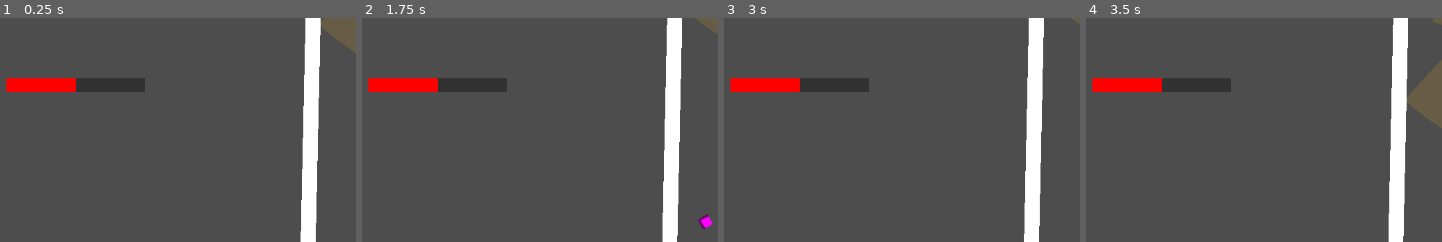
Above: before the commit, frames 1-4 (left to right).
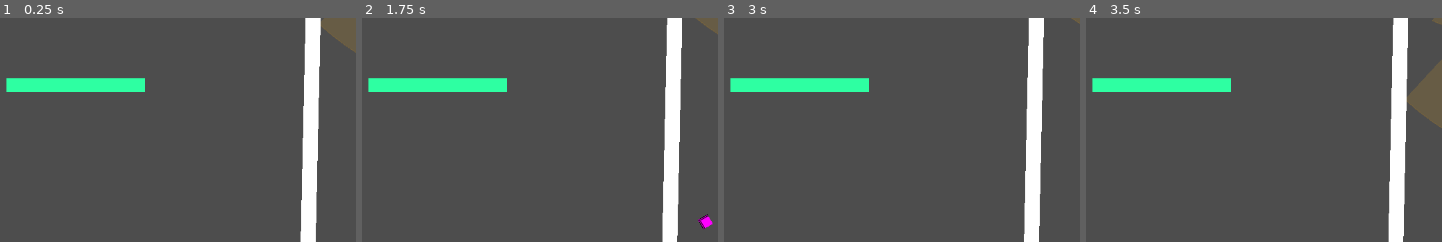
Above: after the commit, the same moments.

Repository: chimoochi/flash-fire
Game: Godot game, scene res://workspace.tscn
Same seed, same stepped clock (60 frames per second), same inputs: the game is played once before the commit and once after it.
Inputs (mouse positions are % of the whole screen's width and height, from its top left):
- Up to frame 1 (0.25 s): no input
- Up to frame 2 (1.75 s): tap Enter at 0.5 s; move the mouse to (78, 45) at 0.52 s; hold D (MoveRight) 0.53-1.28 s; tap Shift (Dash) at 0.6 s; move the mouse to (31, 55) at 1.27 s; hold S (MoveDown) from 1.28 s (still down); tap Space (shoot) at 1.35 s
- Up to frame 3 (3 s): move the mouse to (64, 28) at 2.02 s; release S (MoveDown) at 2.03 s; hold D (MoveRight) 2.03-2.78 s; tap Shift (Dash) at 2.1 s; move the mouse to (47, 70) at 2.77 s; hold W (MoveUp) from 2.78 s (still down); tap Space (shoot) at 2.85 s
- Up to frame 4 (3.5 s): keep holding W (MoveUp)
The pictures show only the part of the screen within x 0-50%, y 0-50%; the shares and areas given below are measured in that part.

The runs differ from the first frame. In frame 1, 2.4% of the frame differs, in the area x 1-41%, y 26-34%; in frame 2, 2.4%; in frame 3, 2.4%; in frame 4, 2.4%.

Commit message:
player health, healthbar (turned it green), broken respawn

Diff:
--- a/GodotGame/player/health_bar.gd
+++ b/GodotGame/player/health_bar.gd
@@ -1,14 +1,13 @@
 extends ProgressBar
-var health = 100
 
 func _ready() -> void:
 	pass
 
 func set_health(amount: int):
-	pass
+	value = amount
 
 func add_health(amount: int):
-	pass
+	value = min(max_value, value + amount)
 
 func remove_health(amount: int):
-	pass
+	value = max(min_value, value - amount)
--- a/GodotGame/player/health_bar.tscn
+++ b/GodotGame/player/health_bar.tscn
@@ -6,7 +6,7 @@
 bg_color = Color(0.196078, 0.196078, 0.196078, 1)
 
 [sub_resource type="StyleBoxFlat" id="StyleBoxFlat_fill"]
-bg_color = Color(1, 0, 0, 1)
+bg_color = Color(0.18039216, 1, 0.63529414, 1)
 
 [node name="HealthBar" type="ProgressBar"]
 custom_minimum_size = Vector2(200, 20)
--- a/GodotGame/player/player.gd
+++ b/GodotGame/player/player.gd
@@ -18,6 +18,8 @@
 const THROW_SPEED = 600.0
 @onready var melee_pivot: Node2D = $MeleePivot
 @onready var weapon_visuals: Node2D = $MeleePivot/MeleeHitBox
+@onready var health_bar: ProgressBar = $CanvasLayer/HealthBar
+
 var dash_service: DashService
 
 var swing_melee: SwingMelee
@@ -25,6 +27,7 @@
 
 var PlayerState: Dictionary = {
 	"health": 100,
+	"max_health": 100,
 	"abilities": [],
 	"passives": [],
 	"is_alive": true,
@@ -52,6 +55,8 @@
 	dash_service = DashService.new()
 	add_child(dash_service)
 
+	health_bar.max_value = PlayerState["max_health"]
+	health_bar.value = PlayerState["health"]
 
 func _physics_process(delta):
 	var direction = Vector2.ZERO
@@ -195,3 +200,36 @@
 
 
 	#restart concurrent states, boot up new
+
+func take_damage(amount: int) -> void:
+	if not PlayerState["is_alive"]:
+		return
+
+	PlayerState["health"] -= amount
+	if health_bar:
+		health_bar.set_health(PlayerState["health"])
+
+	if PlayerState["health"] <= 0:
+		die()
+
+func die() -> void:
+	PlayerState["is_alive"] = false
+	visible = false
+	set_physics_process(false)
+
+	call_deferred("respawn")
+
+func respawn() -> void:
+	await get_tree().create_timer(2.0).timeout
+
+	PlayerState["health"] = PlayerState["max_health"]
+	PlayerState["is_alive"] = true
+
+	if health_bar:
+		health_bar.set_health(PlayerState["health"])
+
+	global_position = Vector2.ZERO
+	velocity = Vector2.ZERO
+
+	visible = true
+	set_physics_process(true)
--- a/GodotGame/scripts/attacks/swing_melee.gd
+++ b/GodotGame/scripts/attacks/swing_melee.gd
@@ -101,6 +101,8 @@
 				CameraService.shake(0.1)
 		else:
 			if collider.is_in_group("Player"):
+				if collider.has_method("take_damage"):
+					collider.take_damage(current_damage)
 				KnockbackService.apply_knockback(owner_node, collider, current_knockback)
 				hit_targets.append(collider)
 				CameraService.shake(0.1)
